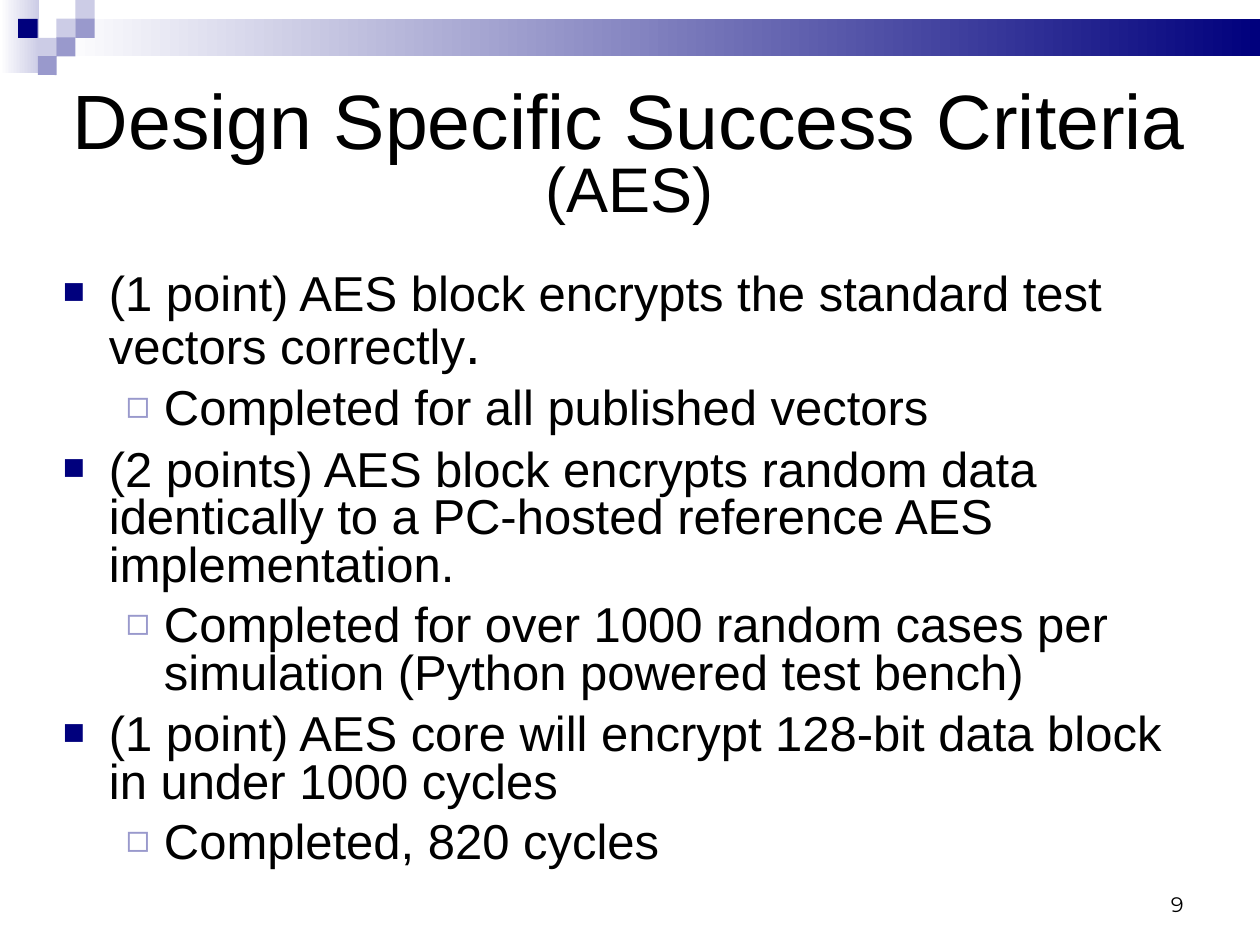
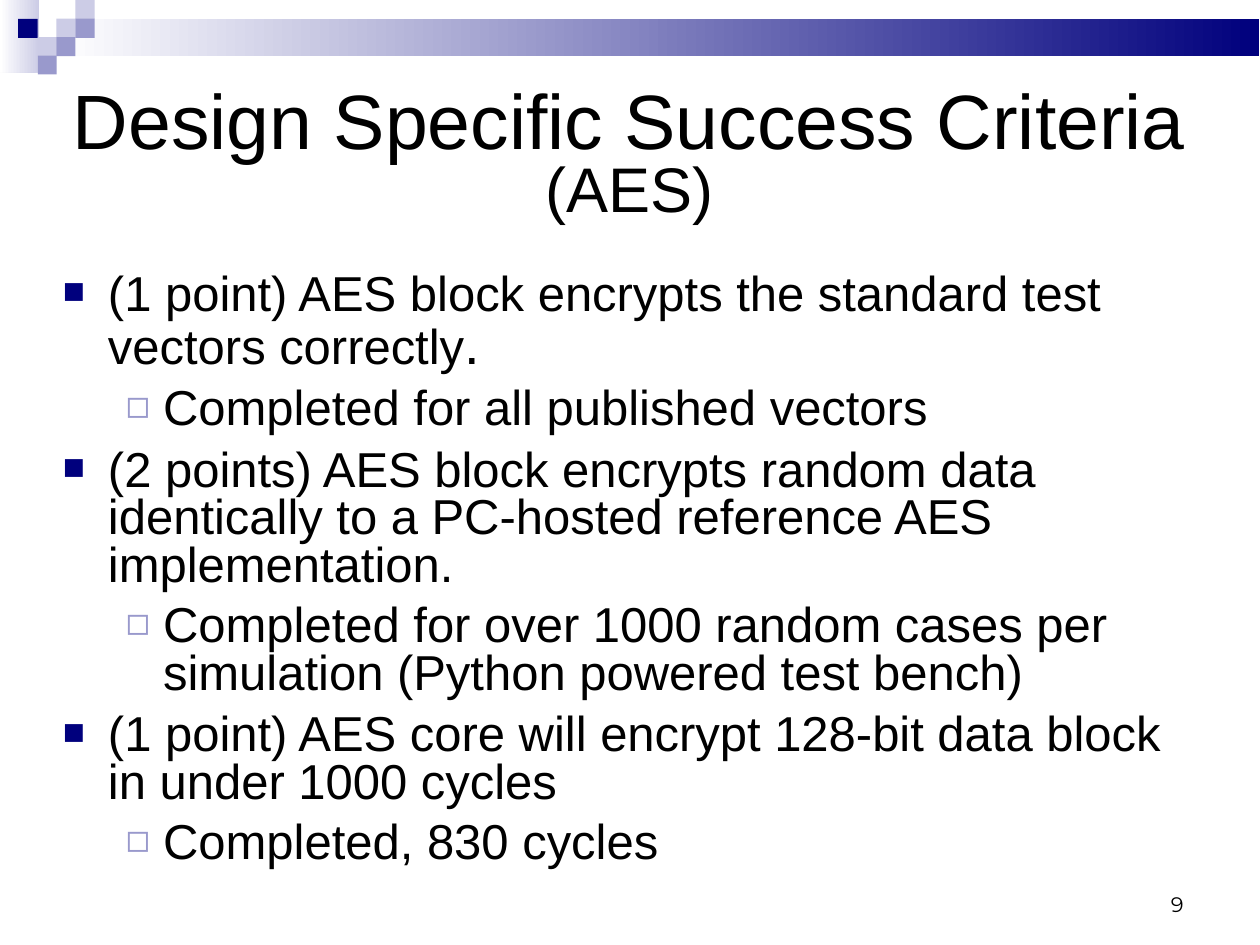
Before and after one commit to jevinskie/aes-over-pcie, a slide deck: slide 9 of docs/aespciefinalpresentation.ppt. Drawn at 1260x945 pixels with LibreOffice and Linux fonts; fonts in the diff are those of the drawing. Boxes give left, top, right and bottom in pixels: in the first picture for what was removed or moved away, otherwise in the second. Text is boxed around its words. In the diff, an @@ line names an element or a change of style, - is before the commit and + after.

```diff
--- a/docs/aespciefinalpresentation.ppt
+++ b/docs/aespciefinalpresentation.ppt
@@ text at (163,823,658,869): text changed @@
-  ◻ Completed, 820 cycles
+  ◻ Completed, 830 cycles
```
Also in this commit, not shown: 11 other slides changed, 22 slides added, 1 slide removed, 3 other files.
